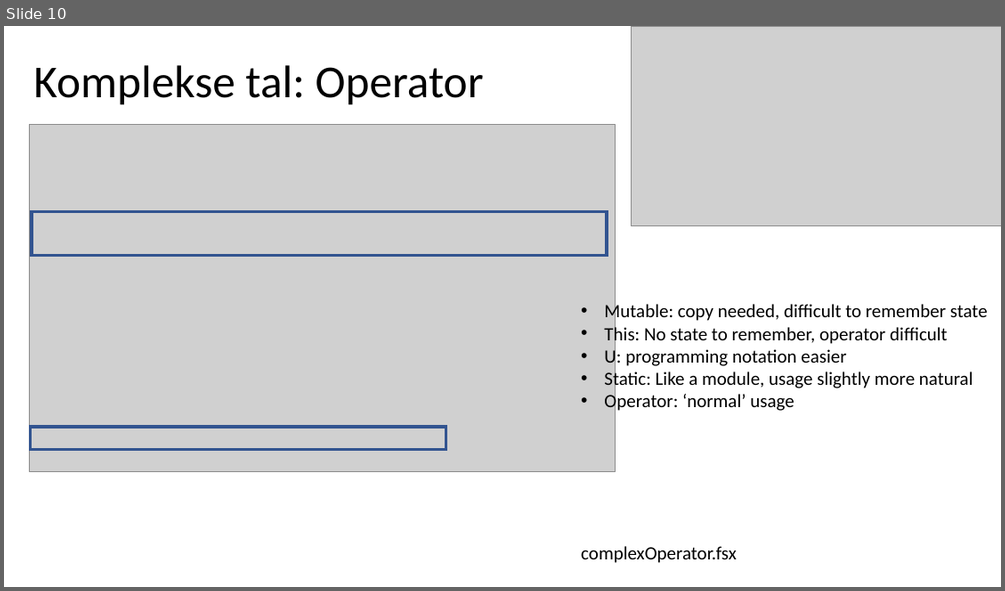
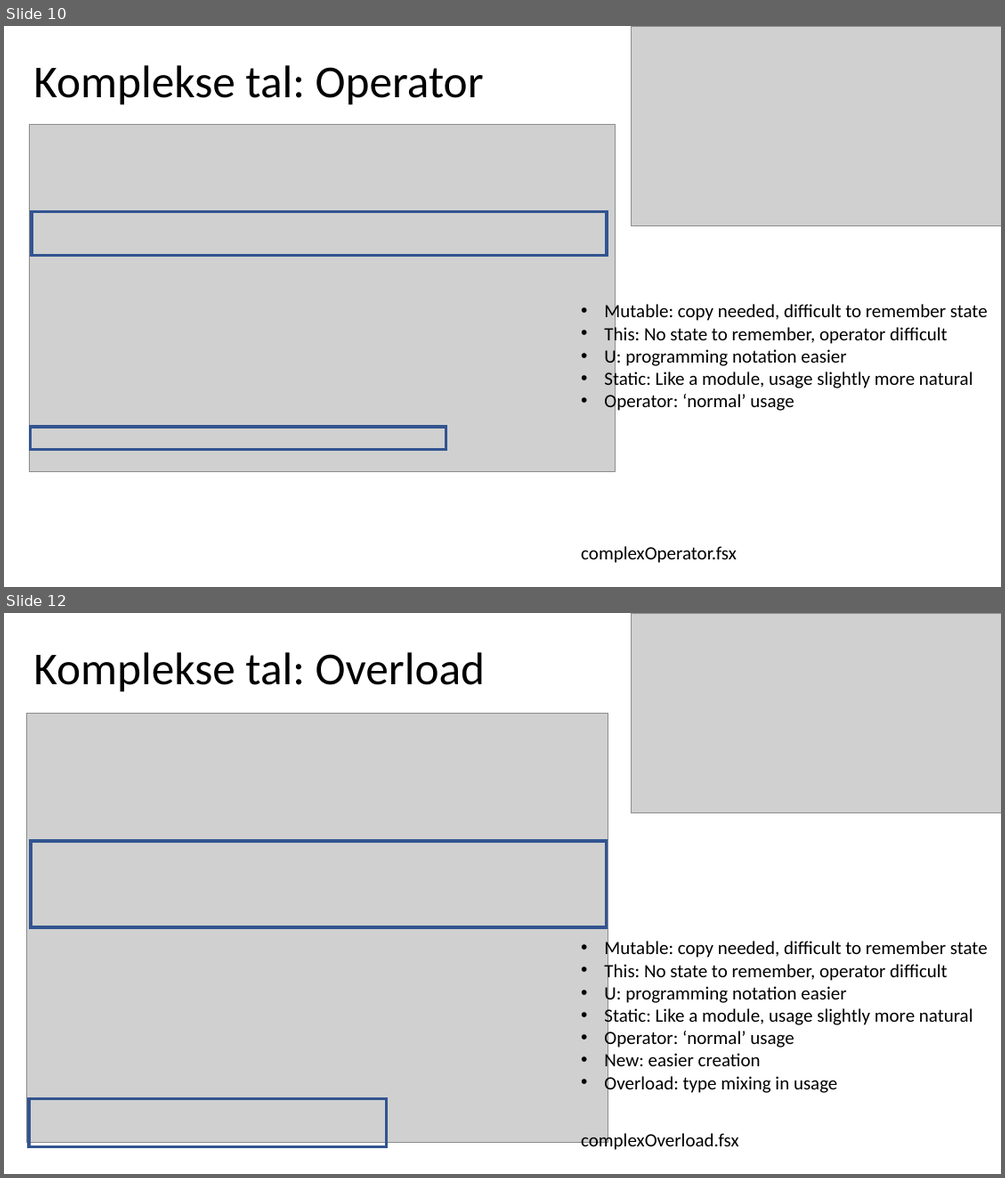
Before and after one commit to fisterloegsovs/pop22, a slide deck: lectures/14.1-3/lecture14.2-3.pptx. Shown one above the other, each under a label of ours: slide 10 before the commit, slides 10 and 12 after it; the slides between them are not shown. The pictures are 1005x591 and 1005x1178 pixels, drawn with LibreOffice and Linux fonts; fonts in the diff are those of the drawing; grey boxes stand for pictures. Boxes give left, top, right and bottom in pixels: in the first picture for what was removed or moved away, otherwise in the second. Text is boxed around its words. In the diff, an @@ line names an element or a change of style, - is before the commit and + after.

```diff
--- a/lectures/14.1-3/lecture14.2-3.pptx
+++ b/lectures/14.1-3/lecture14.2-3.pptx
@@ slide 12 added at [4, 613, 1001, 1174], background #FFFFFF @@
@@ picture added at [631, 613, 1001, 812] @@
@@ title added at [33, 652, 485, 692], 44 pt, text #000000 @@
+Komplekse tal: Overload
@@ picture added at [26, 714, 608, 1143] @@
@@ rectangle added at [31, 841, 606, 927], outline #325491 3 pt @@
@@ text added at [604, 939, 987, 1094], 18 pt, text #000000 @@
+• Mutable: copy needed, difficult to remember state
+• This: No state to remember, operator difficult
+• U: programming notation easier
+• Static: Like a module, usage slightly more natural
+• Operator: ‘normal’ usage
+• New: easier creation
+• Overload: type mixing in usage
@@ rectangle added at [30, 1098, 387, 1146], outline #325491 3 pt @@
@@ text added at [581, 1131, 739, 1150], 18 pt, text #000000 @@
+complexOverload.fsx
```
Also in this commit, not shown: 1 slide changed, 1 other slide added, 3 other files.
